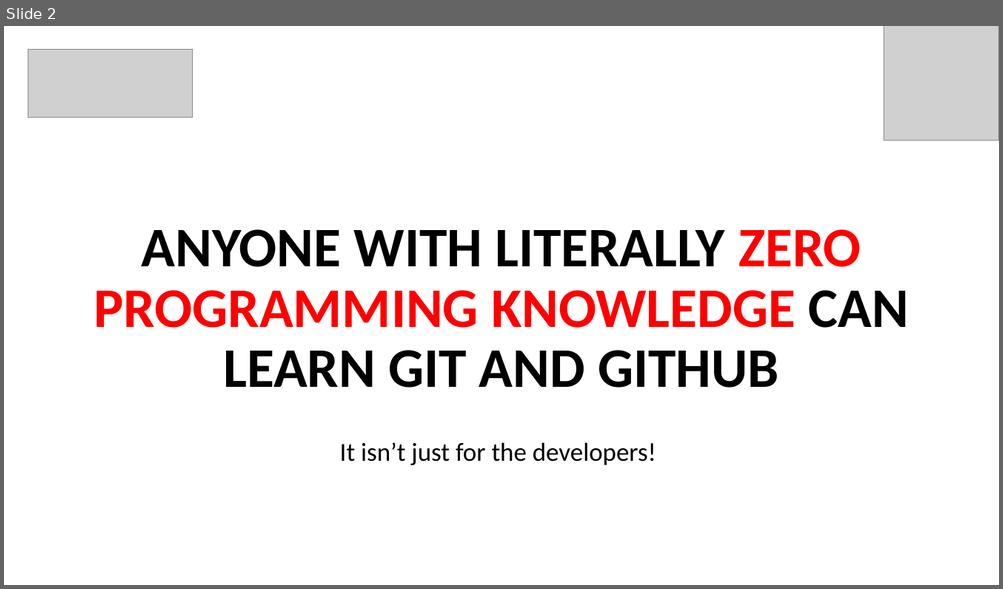
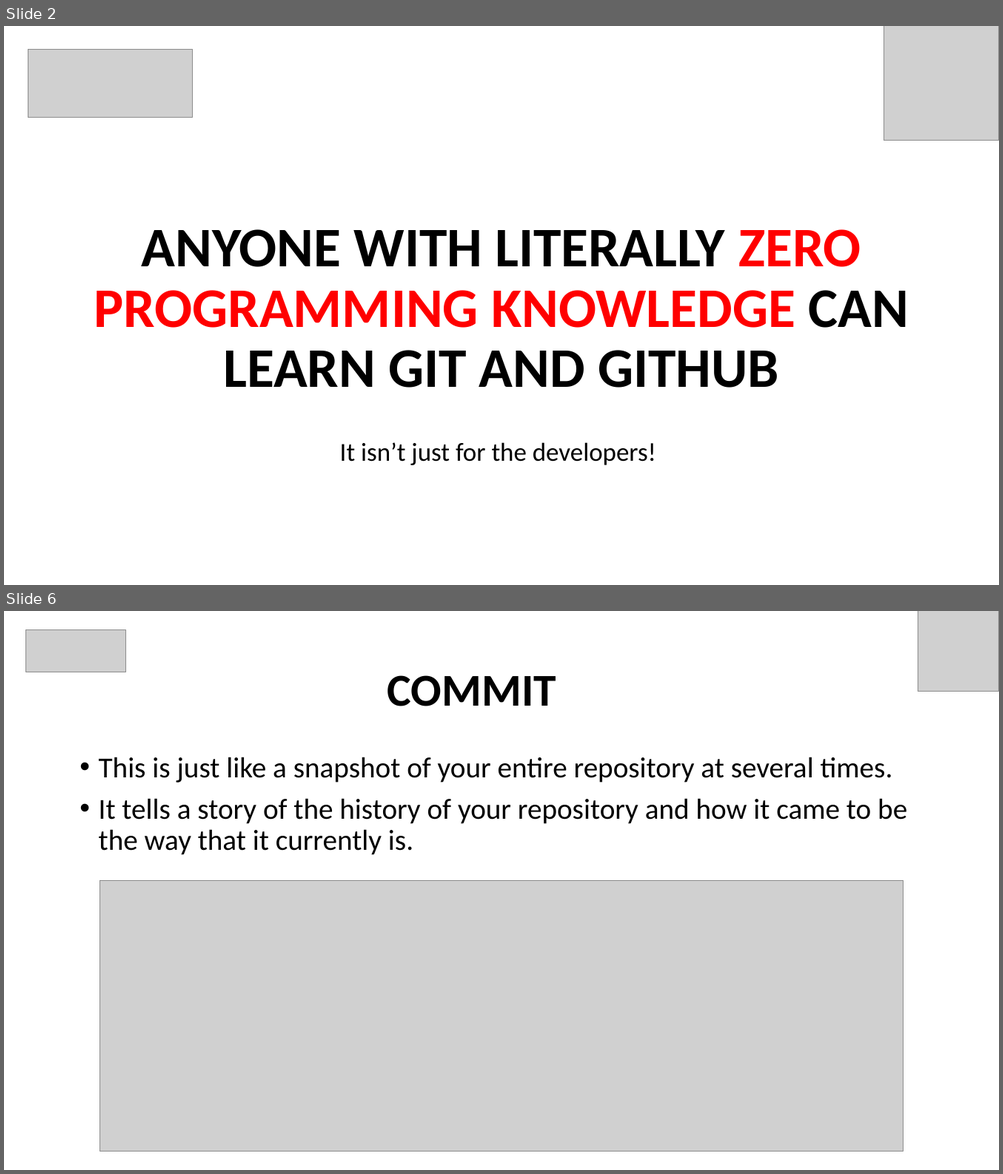
Before and after one commit to piyushsharma220699/Git-and-GitHub-Session, a slide deck: GitHub.pptx. Shown one above the other, each under a label of ours: slide 2 before the commit, slides 2 and 6 after it; the slides between them are not shown. The pictures are 1003x589 and 1003x1174 pixels, drawn with LibreOffice and Linux fonts; fonts in the diff are those of the drawing; grey boxes stand for pictures. Boxes give left, top, right and bottom in pixels: in the first picture for what was removed or moved away, otherwise in the second. Text is boxed around its words. In the diff, an @@ line names an element or a change of style, - is before the commit and + after.

```diff
--- a/GitHub.pptx
+++ b/GitHub.pptx
@@ slide 6 added at <box>4,611,999,1170</box>, background #FFFFFF @@
@@ picture added at <box>25,630,125,672</box> @@
@@ picture added at <box>918,611,999,692</box> @@
@@ title added at <box>387,675,556,706</box>, 44 pt, text #000000, bold @@
+COMMIT
@@ text added at <box>99,757,907,855</box>, 28 pt, text #000000 @@
+• This is just like a snapshot of your entire repository at several times.
+• It tells a story of the history of your repository and how it came to be the way that it currently is.
@@ picture added at <box>100,881,903,1152</box> @@
```
Also in this commit, not shown: 3 slides changed, 3 other slides added, 1 other file.
